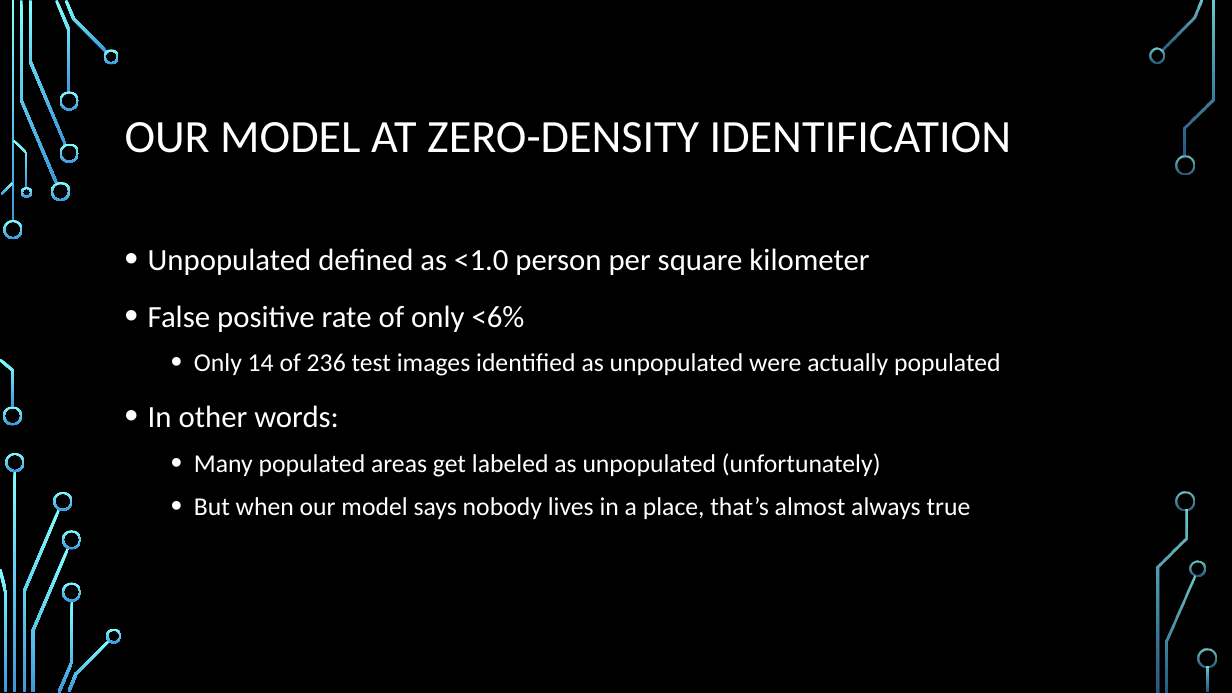
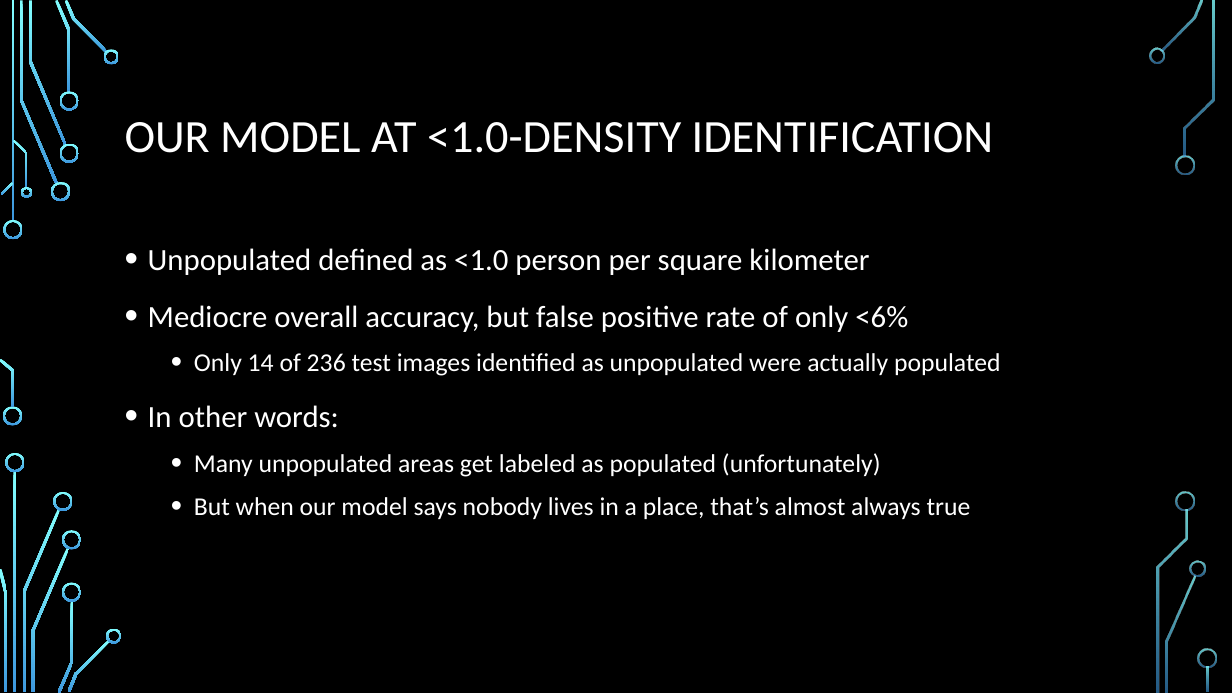
Before and after one commit to hpincket/satpop, a slide deck: slide 15 of satpop.pptx (slide 14 before the commit). Drawn at 1232x693 pixels with LibreOffice and Linux fonts; fonts in the diff are those of the drawing; background and template pictures are left out. Boxes give left, top, right and bottom in pixels: in the first picture for what was removed or moved away, otherwise in the second. Text is boxed around its words. In the diff, an @@ line names an element or a change of style, - is before the commit and + after.

Commit message:
Final presentation

```diff
--- a/satpop.pptx
+++ b/satpop.pptx
@@ title at bbox=[125, 122, 993, 153]: text changed @@
-OUR MODEL AT ZERO-DENSITY IDENTIFICATION
+OUR MODEL AT <1.0-DENSITY IDENTIFICATION
@@ text at bbox=[148, 305, 908, 332]: text changed @@
-• False positive rate of only <6%
+• Mediocre overall accuracy, but false positive rate of only <6%
@@ text at bbox=[194, 453, 881, 477]: text changed @@
-  • Many populated areas get labeled as unpopulated (unfortunately)
+  • Many unpopulated areas get labeled as populated (unfortunately)
```
Also in this commit, not shown: 8 other slides changed, 3 slides added, 1 slide removed, 1 other file.
